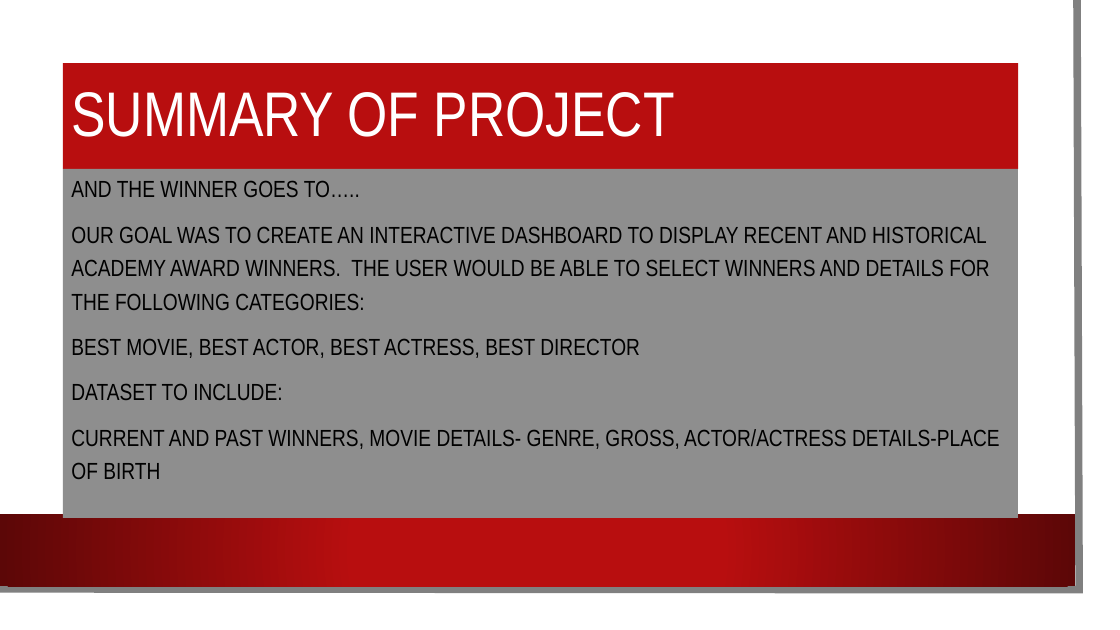
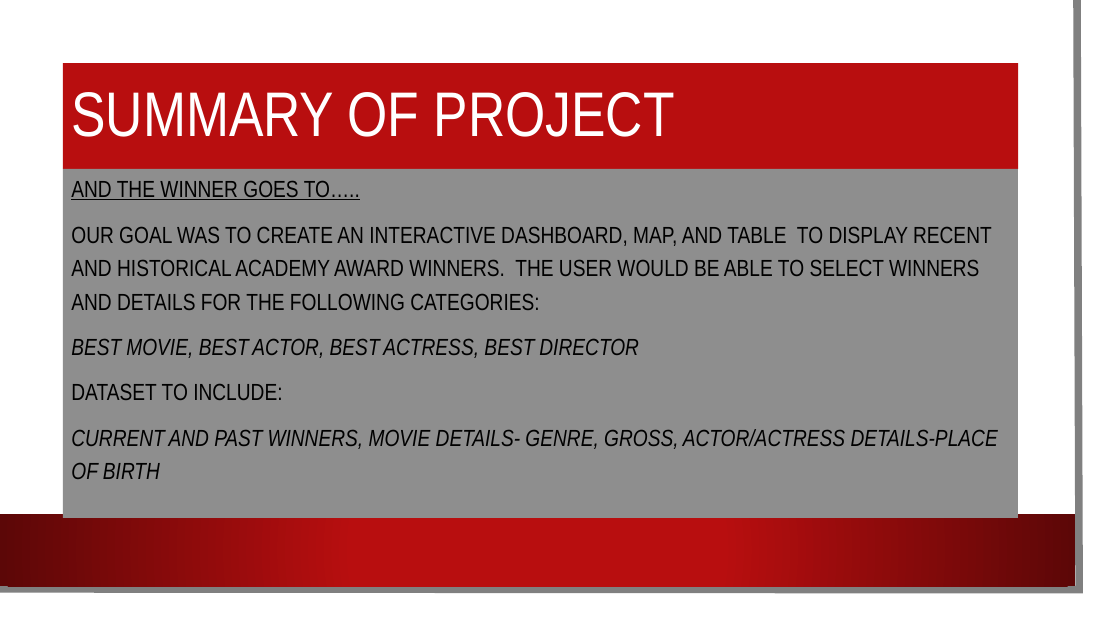
Before and after one commit to KLoretto/Project-two, a slide deck: slide 2 of Oscar Winners.pptx. Drawn at 1120x630 pixels with LibreOffice and Linux fonts; fonts in the diff are those of the drawing; background and template pictures are left out. Boxes give left, top, right and bottom in pixels: in the first picture for what was removed or moved away, otherwise in the second. Text is boxed around its words. In the diff, an @@ line names an element or a change of style, - is before the commit and + after.

```diff
--- a/Oscar Winners.pptx
+++ b/Oscar Winners.pptx
@@ text at [71,180,998,479]: underline on in "AND THE WINNER GOES TO….."; italic on in "BEST MOVIE, BEST ACTOR, BEST ACTRESS, BEST ...", "CURRENT AND PAST WINNERS, MOVIE DETAILS- GENRE, ..." @@
@@ text at [71,226,992,310]: text changed @@
-OUR GOAL WAS TO CREATE AN INTERACTIVE DASHBOARD TO DISPLAY RECENT AND HISTORICAL ACADEMY AWARD WINNERS. THE USER WOULD BE ABLE TO SELECT WINNERS AND DETAILS FOR THE FOLLOWING CATEGORIES:
+OUR GOAL WAS TO CREATE AN INTERACTIVE DASHBOARD, MAP, AND TABLE TO DISPLAY RECENT AND HISTORICAL ACADEMY AWARD WINNERS. THE USER WOULD BE ABLE TO SELECT WINNERS AND DETAILS FOR THE FOLLOWING CATEGORIES:
```
Also in this commit, not shown: 5 other slides changed, 1 other file.
